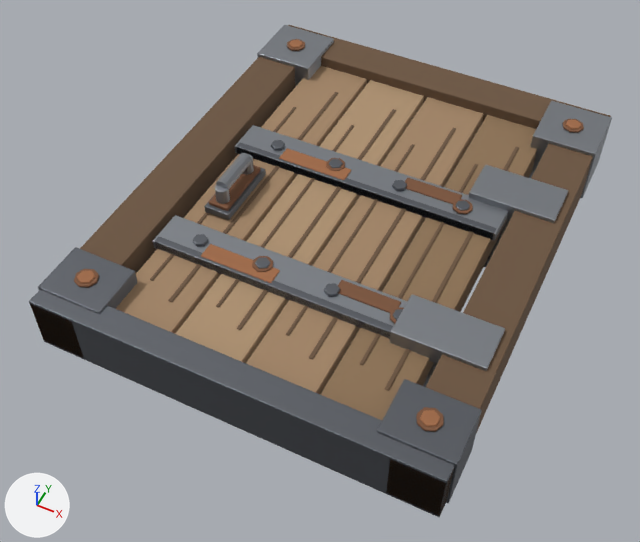
An edit to the FBX model Assets/GeneratedBaseItems/04_Reinforced_Wooden_Door.fbx, drawn before and after from the same camera.
One viewpoint serves both versions: a 50 mm lens placed at (1.31, -1.7, 3.2), pointed at (-0.04, 1.01, -0.17). The axes (+X, +Y, +Z) are drawn at lower left. The lights are the same throughout. The picture after the commit comes second. Vertices at exactly the same position are counted once.

Objects in the first picture: '04_Reinforced_Wooden_Door'.
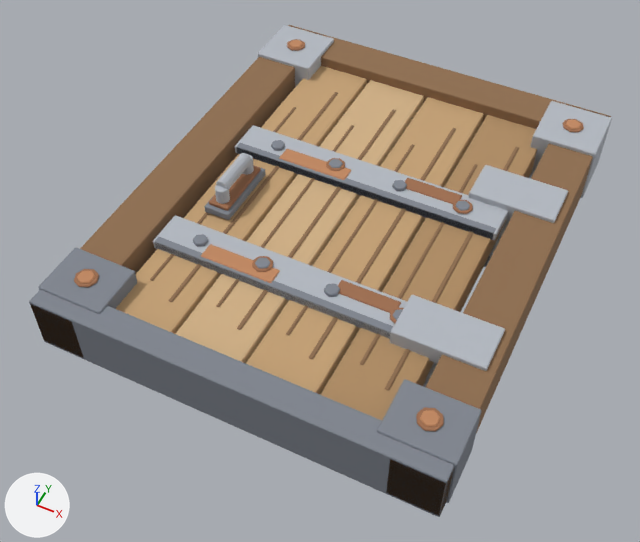
What differs and where, as boxes (x1, y1, x2, y2) in the pictures (640 x 542 px):
'04_Reinforced_Wooden_Door', recoloured, surface changed, reshaped (lighter)
    both: (29, 25, 612, 517)
part 1 of me_04_reinforced_wooden_door_baked, cut back (mostly hidden afterwards)
    before: (29, 25, 612, 517)
    after: (327, 166, 472, 213)

Diff of the bpy script that builds the scene:
```diff
--- a/Assets/GeneratedBaseItems/04_Reinforced_Wooden_Door.fbx.py
+++ b/Assets/GeneratedBaseItems/04_Reinforced_Wooden_Door.fbx.py
@@ mat_wood___charred_and_stained @@
 mat_wood___charred_and_stained = principled_material('Wood | charred and stained')
-mat_wood___charred_and_stained.base_color = (0.15, 0.09, 0.05)  # brown #6c553f
+mat_wood___charred_and_stained.base_color = (0.28, 0.16, 0.08)  # brown #906f50
 mat_wood___charred_and_stained.roughness = 0.9
@@ mat_iron___dark_forged_steel @@
 mat_iron___dark_forged_steel = principled_material('Iron | dark forged steel')
-mat_iron___dark_forged_steel.base_color = (0.14, 0.15, 0.17)  # grey #696c73
-mat_iron___dark_forged_steel.metallic = 0.82
-mat_iron___dark_forged_steel.roughness = 0.52
+mat_iron___dark_forged_steel.base_color = (0.22, 0.24, 0.28)  # grey #818690
+mat_iron___dark_forged_steel.roughness = 0.96
@@ mat_rust___deep_brown @@
 mat_rust___deep_brown = principled_material('Rust | deep brown')
-mat_rust___deep_brown.base_color = (0.22, 0.1, 0.05)  # brown #81593f
+mat_rust___deep_brown.base_color = (0.35, 0.16, 0.08)  # brown #a06f50
 mat_rust___deep_brown.metallic = 0.22
@@ mat_wood___exposed_grain @@
 mat_wood___exposed_grain = principled_material('Wood | exposed grain')
-mat_wood___exposed_grain.base_color = (0.27, 0.17, 0.09)  # brown #8e7355
+mat_wood___exposed_grain.base_color = (0.44, 0.27, 0.13)  # brown #b18e65
 mat_wood___exposed_grain.roughness = 0.85
@@ mat_wood___weathered_cedar @@
 mat_wood___weathered_cedar = principled_material('Wood | weathered cedar')
-mat_wood___weathered_cedar.base_color = (0.36, 0.23, 0.13)  # brown #a28465
+mat_wood___weathered_cedar.base_color = (0.56, 0.36, 0.18)  # brown #c5a276
 mat_wood___weathered_cedar.roughness = 0.82
@@ mat_wood___cut_end @@
 mat_wood___cut_end = principled_material('Wood | cut end')
-mat_wood___cut_end.base_color = (0.42, 0.28, 0.16)  # beige #ad906f
+mat_wood___cut_end.base_color = (0.64, 0.44, 0.24)  # beige #d1b186
 mat_wood___cut_end.roughness = 0.82
@@ mat_iron___scraped_edges @@
 mat_iron___scraped_edges = principled_material('Iron | scraped edges')
-mat_iron___scraped_edges.base_color = (0.3, 0.32, 0.35)  # grey #9599a0
-mat_iron___scraped_edges.metallic = 0.85
-mat_iron___scraped_edges.roughness = 0.45
+mat_iron___scraped_edges.base_color = (0.46, 0.49, 0.54)  # light grey #b5bac2
+mat_iron___scraped_edges.roughness = 0.96
@@ mat_rust___orange_oxide @@
 mat_rust___orange_oxide = principled_material('Rust | orange oxide')
-mat_rust___orange_oxide.base_color = (0.38, 0.16, 0.07)  # brown #a66f4b
+mat_rust___orange_oxide.base_color = (0.54, 0.25, 0.12)  # orange #c28961
 mat_rust___orange_oxide.metallic = 0.25
@@ me_04_reinforced_wooden_door_baked @@
 # used by ob_04_reinforced_wooden_door; location = (0.0, 0.0, 0.0)
-me_04_reinforced_wooden_door_baked.from_pydata(...)  # 7798 vertices, 7418 faces; spans x -1.01..1.01, y 0.0..2.49, z -0.27..0.27
+me_04_reinforced_wooden_door_baked.from_pydata(...)  # 3328 vertices, 3514 faces; spans x -1.01..1.01, y 0.0..2.49, z -0.26..0.26
+# me_04_reinforced_wooden_door_baked part 1: 52 vertices moved within x -0.62..0.62, y 0.33..2.07, z -0.13..0.13; 4470 vertices removed from x -1.01..1.01, y 0.0..2.49, z -0.27..0.27
 me_04_reinforced_wooden_door_baked.materials.append(mat_wood___charred_and_stained)
```
